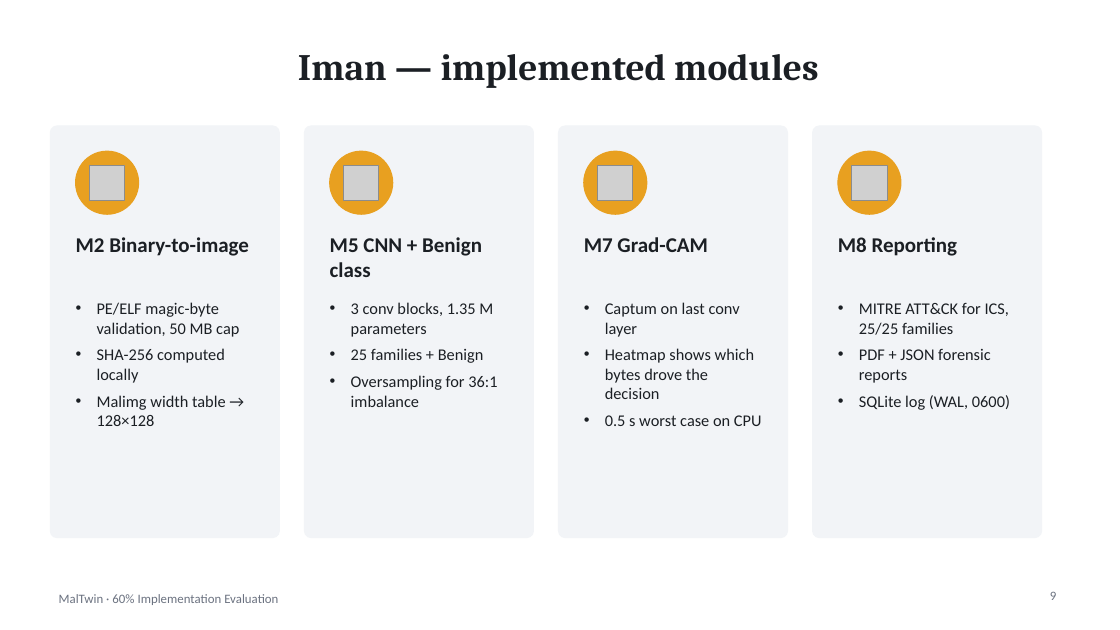
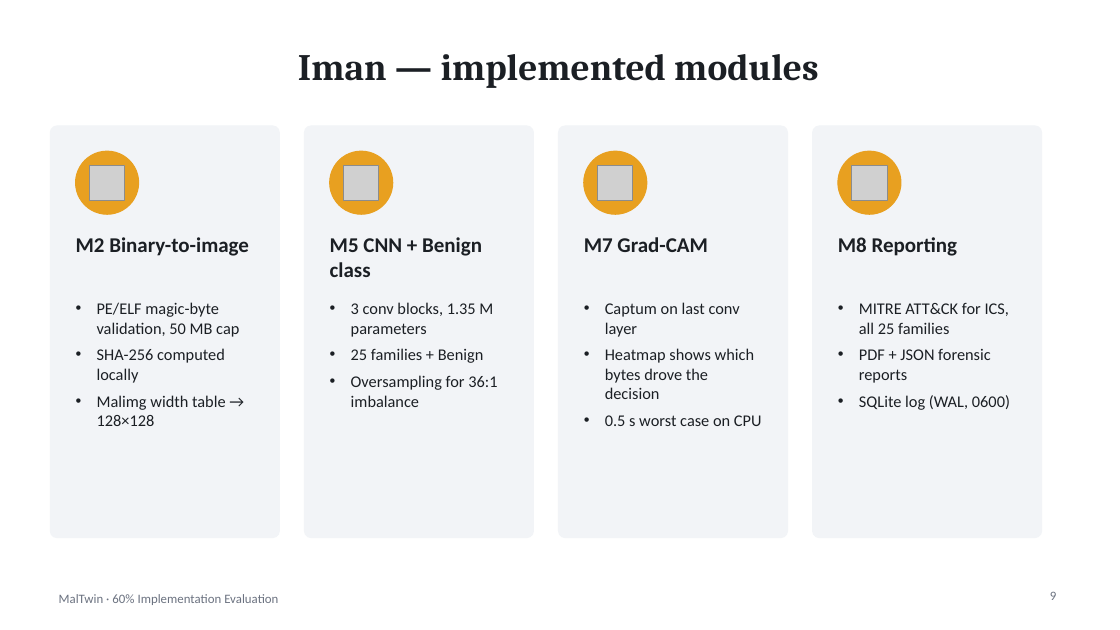
Before and after one commit to imanfatimadocx/MalTwin, a slide deck: slide 9 of docs/MalTwin_60pct_Evaluation.pptx. Drawn at 1120x630 pixels with LibreOffice and Linux fonts; fonts in the diff are those of the drawing; grey boxes stand for pictures. Boxes give left, top, right and bottom in pixels: in the first picture for what was removed or moved away, otherwise in the second. Text is boxed around its words. In the diff, an @@ line names an element or a change of style, - is before the commit and + after.

```diff
--- a/docs/MalTwin_60pct_Evaluation.pptx
+++ b/docs/MalTwin_60pct_Evaluation.pptx
@@ text at bbox=[859, 303, 1009, 334]: text changed @@
-• MITRE ATT&CK for ICS, 25/25 families
+• MITRE ATT&CK for ICS, all 25 families
```
Also in this commit, not shown: 2 other slides changed.
